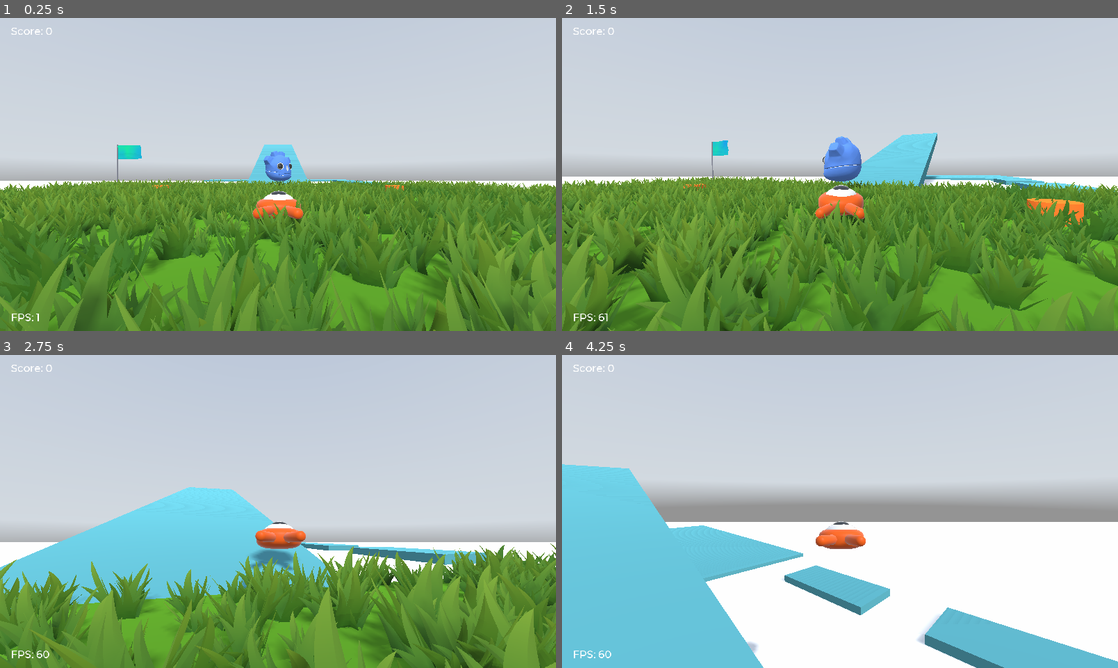
Above: before the commit, frames 1-4 (two rows, left to right).
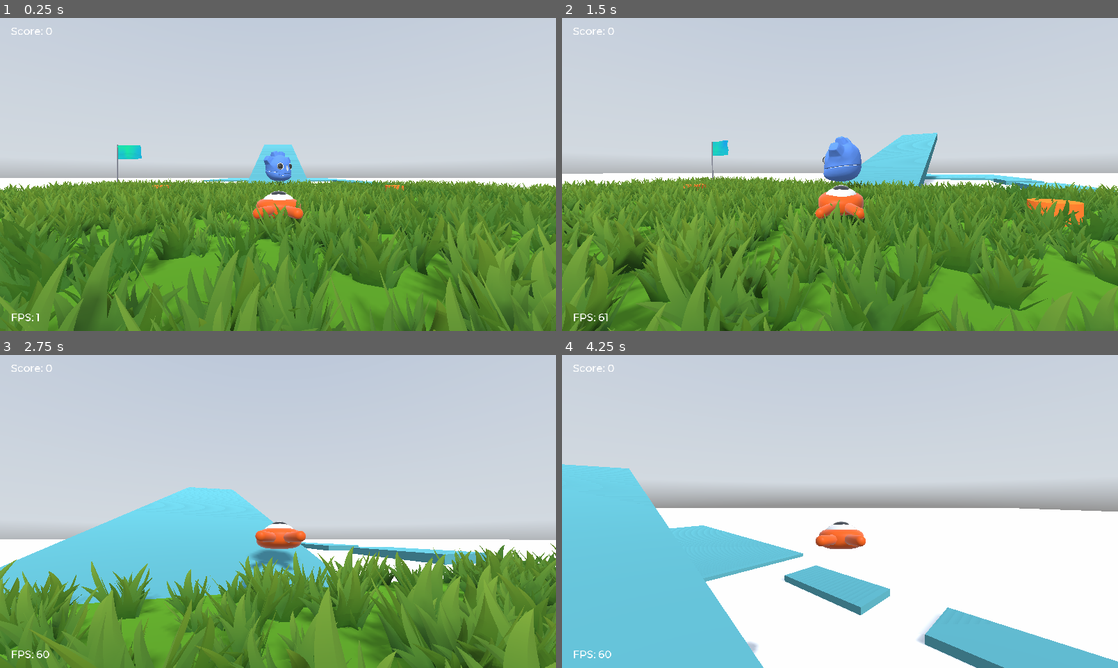
Above: after the commit, the same moments.

Repository: telmotrooper/squash-the-creeps
Game: Godot game, scene res://Main.tscn
Two runs of this game, one before a commit and one after it. Both use one fixed random seed, a clock stepped at 60 frames per second and the inputs below. A sky picture missing from this copy of the repository is replaced by a grey-blue gradient.
Inputs (mouse positions are in pixels of both pictures, inside the frame that each line leads up to):
- Up to frame 1 (0.25 s): no input
- Up to frame 2 (1.5 s): tap Enter (ui_accept) at 0.5 s; move the mouse to (867, 174) at 0.52 s; hold Up (move_forward) from 0.53 s (still down); click (867, 174) at 0.6 s; tap Space (jump) at 0.77 s; move the mouse to (812, 174) at 1.27 s; tap Delete at 1.35 s
- Up to frame 3 (2.75 s): keep holding Up (move_forward); tap Space (jump) at 1.52 s; move the mouse to (289, 505) at 2.02 s; hold Shift from 2.03 s (still down)
- Up to frame 4 (4.25 s): keep holding Up (move_forward); move the mouse to (834, 517) at 2.77 s; release Shift at 2.78 s; click (834, 517) at 2.85 s; tap Space (jump) at 3.02, 3.77 s; move the mouse to (878, 514) at 3.52 s; tap Delete at 3.6 s

The runs differ from the first frame. In frame 1, 0.7% of the frame differs, in the area x 0-100%, y 51-61%; in frame 2, 0.8%; in frame 3, 0.5%; in frame 4, 3.5%, in the area x 16-100%, y 48-100%.

Commit message:
Load initial draw distance into camera

Diff:
--- a/Camera.gd
+++ b/Camera.gd
@@ -11,6 +11,8 @@
   Input.set_mouse_mode(Input.MOUSE_MODE_CAPTURED)
   # Prevent camera from colliding with player.
   $Horizontal/Vertical/ClippedCamera.add_exception(get_parent())
+  # Load initial draw distance into camera.
+  $Horizontal/Vertical/ClippedCamera.far = Configuration.get_value("graphics", "draw_distance")
 
 func _input(event):
   if event is InputEventMouseMotion:
